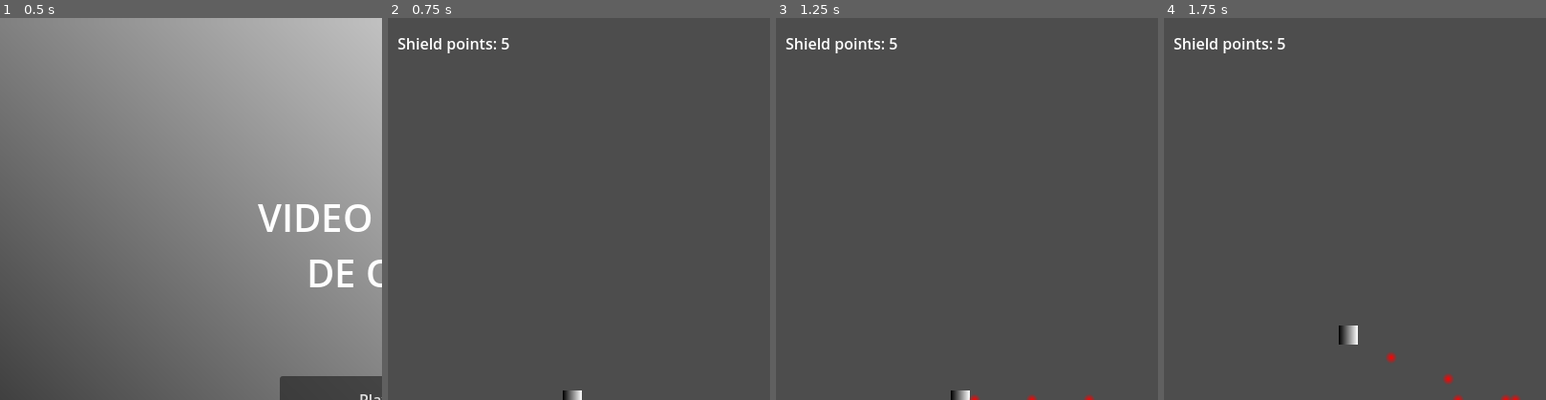
Above: before the commit, frames 1-4 (left to right).
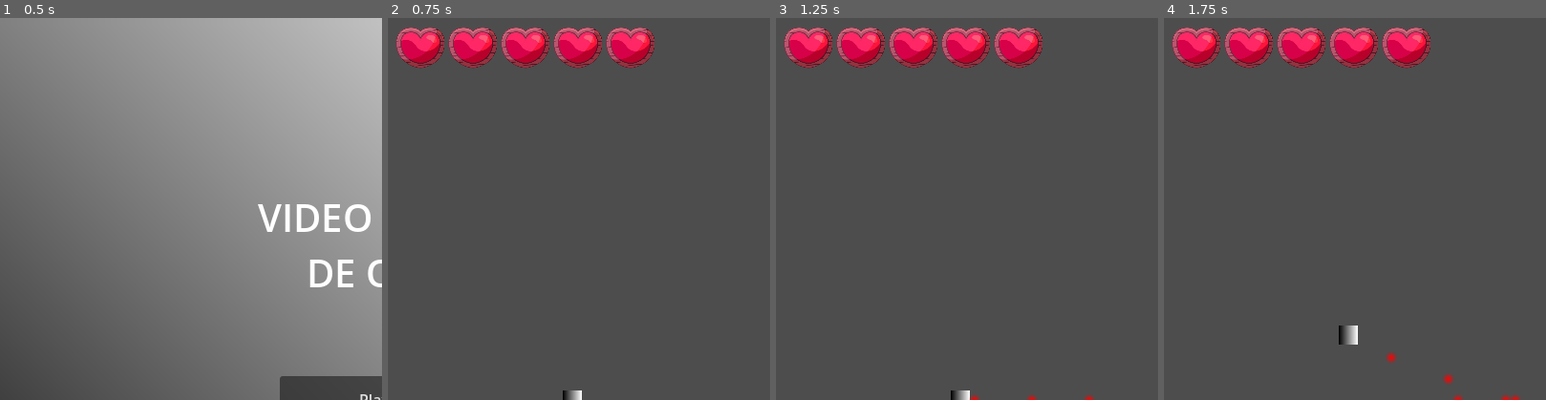
Above: after the commit, the same moments.

Repository: ChevalMonsieur/sae_projet_innov
Game: Godot game, scene res://scenes/main_menu.tscn
Two runs of this game, one before a commit and one after it. Both use one fixed random seed, a clock stepped at 60 frames per second and the inputs below.
Inputs (mouse positions are % of the whole screen's width and height, from its top left):
- Up to frame 1 (0.5 s): no input
- Up to frame 2 (0.75 s): click "Play" at 0.5 s
- Up to frame 3 (1.25 s): no input
- Up to frame 4 (1.75 s): move the mouse to (72, 45) at 1.27 s; hold Right from 1.28 s (still down); hold Z from 1.28 s (still down)
The pictures show only the part of the screen within x 1-51%, y 0-50%; the shares and areas given below are measured in that part.

Frame 1 is identical in both runs. In frame 2, 5.5% of the frame differs, in the area x 2-70%, y 2-13%; in frame 3, 5.5%; in frame 4, 5.5%.

Commit message:
ajout des coeurs et de l'animation lors de la prise de dégat puis ajout du crâne et du compteur de mort lorsque le joueur perd la partie

Diff:
--- a/projet_godot/scenes/actual_game.tscn
+++ b/projet_godot/scenes/actual_game.tscn
@@ -1,10 +1,12 @@
-[gd_scene load_steps=10 format=3 uid="uid://ctd5g0r1nj7rx"]
+[gd_scene load_steps=12 format=3 uid="uid://ctd5g0r1nj7rx"]
 
 [ext_resource type="Script" path="res://scripts/game_manager.gd" id="1_g1kg4"]
 [ext_resource type="PackedScene" uid="uid://5b4552m4jk8f" path="res://scenes/player.tscn" id="2_5lm4u"]
 [ext_resource type="PackedScene" uid="uid://c4odg0c3wbwt5" path="res://scenes/other_player.tscn" id="3_8trkh"]
 [ext_resource type="PackedScene" uid="uid://oxy835wa6wcb" path="res://scenes/bullet.tscn" id="4_4pc88"]
 [ext_resource type="Script" path="res://scripts/control.gd" id="5_eor4a"]
+[ext_resource type="PackedScene" uid="uid://0ug51or2i7an" path="res://scenes/prefabs/heart.tscn" id="6_6vr0k"]
+[ext_resource type="PackedScene" uid="uid://cho1l78ac8p61" path="res://scenes/prefabs/skull.tscn" id="7_0qywr"]
 
 [sub_resource type="SegmentShape2D" id="SegmentShape2D_tna4o"]
 a = Vector2(0, 800)
@@ -59,27 +61,31 @@
 
 [node name="bullets" type="Node" parent="."]
 
-[node name="ui" type="Control" parent="." node_paths=PackedStringArray("shield_points_label", "death_count_label")]
+[node name="ui" type="Control" parent="." node_paths=PackedStringArray("heart_container", "death_count_label")]
 layout_mode = 3
 anchors_preset = 0
 offset_right = 40.0
 offset_bottom = 40.0
 script = ExtResource("5_eor4a")
-shield_points_label = NodePath("shield_points")
+heart_container = NodePath("heart_container")
+heart_scene = ExtResource("6_6vr0k")
+skull_scene = ExtResource("7_0qywr")
 death_count_label = NodePath("death_count")
 
-[node name="shield_points" type="Label" parent="ui"]
-layout_mode = 0
-offset_left = 17.0
-offset_top = 15.0
-offset_right = 129.0
-offset_bottom = 38.0
-text = "BLEH"
+[node name="heart_container" type="HBoxContainer" parent="ui"]
+layout_mode = 1
+anchors_preset = 15
+anchor_right = 1.0
+anchor_bottom = 1.0
+grow_horizontal = 2
+grow_vertical = 2
+
+[node name="AnimatedSprite2D" parent="ui/heart_container" instance=ExtResource("6_6vr0k")]
 
 [node name="death_count" type="Label" parent="ui"]
-layout_mode = 0
-offset_left = 681.0
-offset_top = 15.0
-offset_right = 793.0
-offset_bottom = 38.0
+layout_mode = 2
+offset_left = 677.0
+offset_top = 20.0
+offset_right = 718.0
+offset_bottom = 43.0
 text = "BLEH"
--- /dev/null
+++ b/projet_godot/scenes/prefabs/heart.tscn
@@ -0,0 +1,36 @@
+[gd_scene load_steps=5 format=3 uid="uid://0ug51or2i7an"]
+
+[ext_resource type="Texture2D" uid="uid://drmpjetfikkk3" path="res://sprites/heart.png" id="1_n2jak"]
+
+[sub_resource type="AtlasTexture" id="AtlasTexture_6bc8y"]
+atlas = ExtResource("1_n2jak")
+region = Rect2(1530, 191, 350, 249)
+
+[sub_resource type="AtlasTexture" id="AtlasTexture_qcgr7"]
+atlas = ExtResource("1_n2jak")
+region = Rect2(130, 191, 350, 249)
+
+[sub_resource type="SpriteFrames" id="SpriteFrames_cnv8r"]
+animations = [{
+"frames": [{
+"duration": 1.0,
+"texture": SubResource("AtlasTexture_6bc8y")
+}],
+"loop": true,
+"name": &"heart_empty",
+"speed": 5.0
+}, {
+"frames": [{
+"duration": 1.0,
+"texture": SubResource("AtlasTexture_qcgr7")
+}],
+"loop": true,
+"name": &"heart_full",
+"speed": 5.0
+}]
+
+[node name="AnimatedSprite2D" type="AnimatedSprite2D"]
+position = Vector2(42, 31)
+scale = Vector2(0.2, 0.2)
+sprite_frames = SubResource("SpriteFrames_cnv8r")
+animation = &"heart_full"
--- /dev/null
+++ b/projet_godot/scenes/prefabs/skull.tscn
@@ -0,0 +1,26 @@
+[gd_scene load_steps=4 format=3 uid="uid://cho1l78ac8p61"]
+
+[ext_resource type="Texture2D" uid="uid://cd176g8a632af" path="res://sprites/Skull&Bones - FrodoUndead.png" id="1_5dave"]
+
+[sub_resource type="AtlasTexture" id="AtlasTexture_xrsxo"]
+atlas = ExtResource("1_5dave")
+region = Rect2(18, 0, 70, 70)
+
+[sub_resource type="SpriteFrames" id="SpriteFrames_pptnj"]
+animations = [{
+"frames": [{
+"duration": 1.0,
+"texture": SubResource("AtlasTexture_xrsxo")
+}],
+"loop": true,
+"name": &"skull",
+"speed": 5.0
+}]
+
+[node name="Node2D" type="Node2D"]
+
+[node name="AnimatedSprite2D" type="AnimatedSprite2D" parent="."]
+position = Vector2(14, 11)
+scale = Vector2(0.2, 0.2)
+sprite_frames = SubResource("SpriteFrames_pptnj")
+animation = &"skull"
--- a/projet_godot/scripts/control.gd
+++ b/projet_godot/scripts/control.gd
@@ -1,21 +1,61 @@
 extends Control
 class_name UI
 
-@export var shield_points_label: Label
+@export var max_shield : int = 5
+var current_shield : int = max_shield
+
+@export var heart_container: HBoxContainer
+@export var heart_scene : PackedScene
+
+@export var death_container: HBoxContainer
+@export var skull_scene : PackedScene
 @export var death_count_label: Label
 
 static var instance: Control
+static var skull: Node = null
 
 func _ready() -> void:
 	instance = self
-	update_shield_label()
 	update_death_label(false)
+	update_hearts()
 
-static func update_shield_label() -> void:
-	instance.shield_points_label.text = "Shield points: %d" % Player.instance.shield
+	for child in heart_container.get_children():
+		child.queue_free()
 
-static func update_death_label(visible: bool = true) -> void:
+	for i in range(max_shield):
+		var heart = heart_scene.instantiate()
+		heart.name = "Heart" + str(i)
+		heart.position.x += i*55
+		heart_container.add_child(heart)
+
+
+func update_hearts() -> void:
+	print("Current shield: ", current_shield)
+	var i := 1
+	for child in heart_container.get_children():
+		if i <= current_shield:
+			print("Setting heart ", i, " to full")
+			child.play("heart_full")
+		else:
+			print("Setting heart ", i, " to empty")
+			child.play("heart_empty")
+		i+=1
+
+func update_death_label(visible: bool = true) -> void:
 	if instance.death_count_label:
 		instance.death_count_label.visible = visible
 		if visible and Player.instance:
-			instance.death_count_label.text = "Deaths: %d" % Player.instance.death_count
+			instance.death_count_label.text = "%d" % Player.instance.death_count
+
+	if Player.instance.death_count > 0:
+		if skull == null:
+			print("Instanciation du crâne...")
+			skull = UI.instance.skull_scene.instantiate()
+			instance.add_child(skull)
+
+			if skull.has_node("AnimatedSprite2D"):
+				var skull_sprite = skull.get_node("AnimatedSprite2D")
+				skull_sprite.scale = Vector2(0.8, 0.8)  # Réduction de la taille
+				skull_sprite.position.x += 630
+				skull_sprite.position.y += 20
+				skull_sprite.play("skull")
--- a/projet_godot/scripts/other_player.gd
+++ b/projet_godot/scripts/other_player.gd
@@ -40,5 +40,5 @@
 	print("lose shield point")
 	shield -= 1
 	if shield < 0:
-		print("death")
+		print("death of the BoT")
 		GameManager.current_state = GameManager.STATE.DEATH_PLAYER
--- a/projet_godot/scripts/player.gd
+++ b/projet_godot/scripts/player.gd
@@ -44,11 +44,13 @@
 
 func lose_shield_point() -> void:
 	shield -= 1
+	UI.instance.current_shield = shield
+	print("Shield remaining: ", shield)  # Debug
 
 	if shield < 0:
 		death_count += 1
-		UI.update_death_label()
-		print("death")
+		UI.instance.update_death_label()
 		GameManager.current_state = GameManager.STATE.DEATH_PLAYER
 	else:
-		UI.update_shield_label()
+		UI.instance.update_hearts()
+		print("Hearts updated")  # Debug
Binary file added: projet_godot/sprites/Skull&Bones - FrodoUndead.png
Not shown, added: projet_godot/sprites/Skull&Bones - FrodoUndead.png.import
Binary file added: projet_godot/sprites/heart.png
Not shown, added: projet_godot/sprites/heart.png.import
Not shown, removed: projet_godot/scenes/act28C6.tmp
